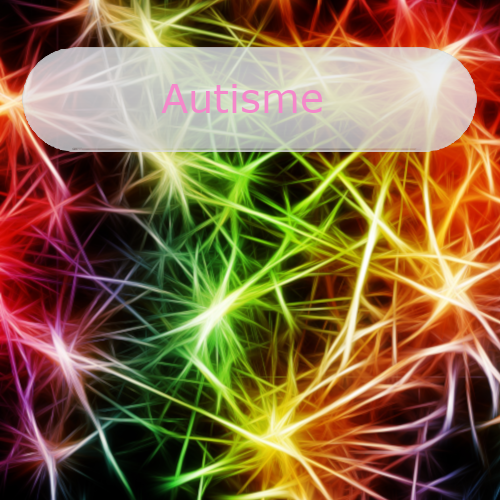
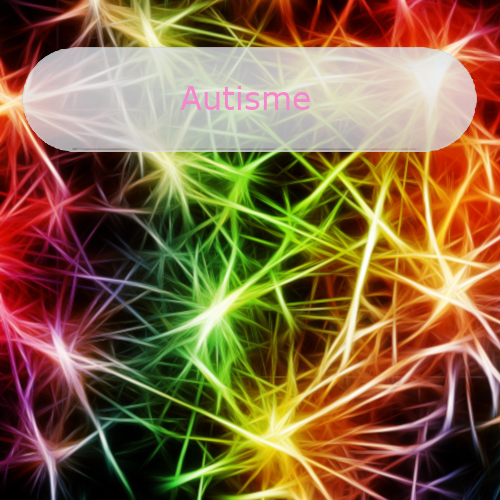
Comparing the layer stacks of the two 500px x 500px images. Changes:
renamed "Autisme #1" to "Autisme", painted on it over box(161, 84, 322, 113)
